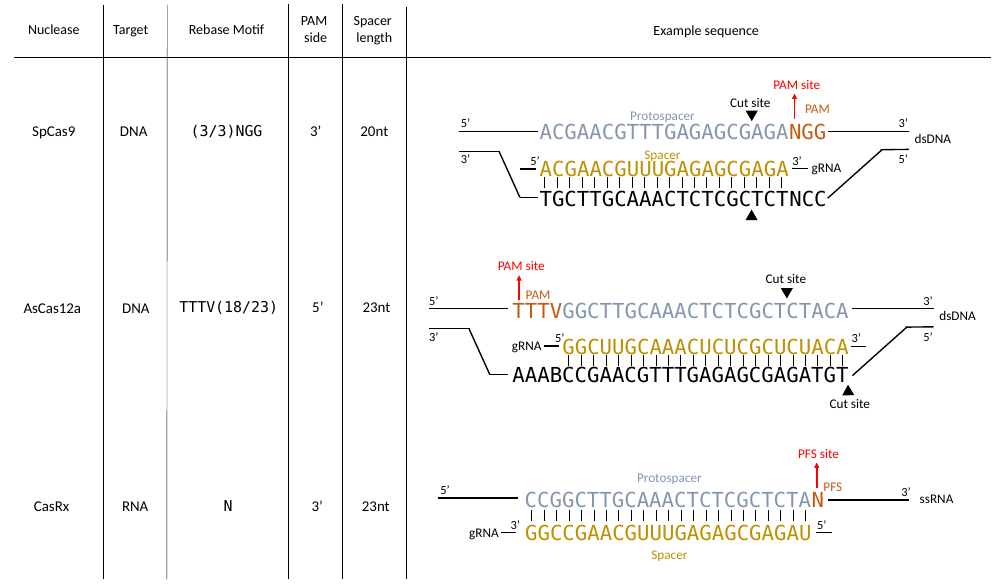
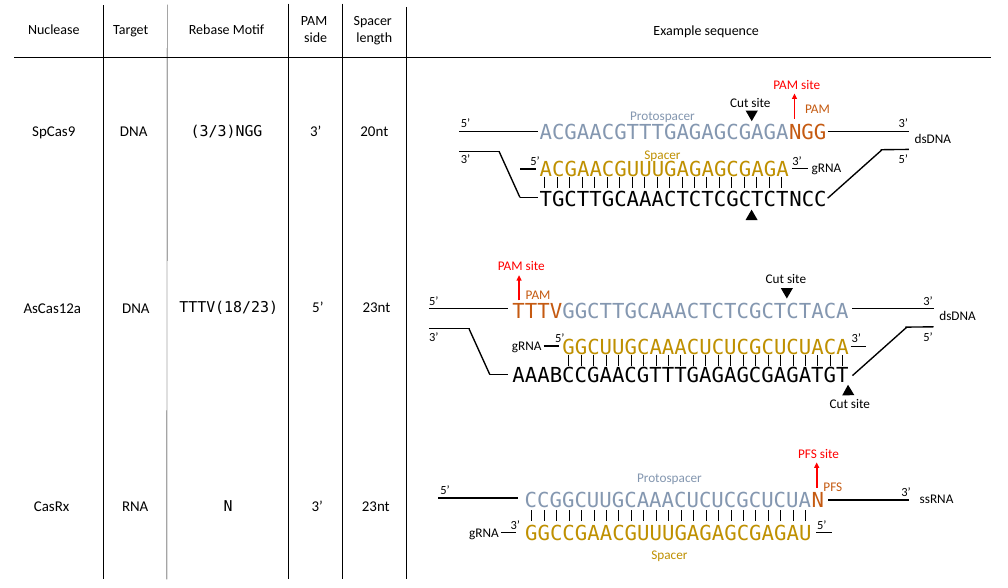
Before and after one commit to crisprVerse/crisprBase, a slide deck: slide 1 of vignettes/figures/nucleases.pptx. Drawn at 1008x588 pixels with LibreOffice and Linux fonts; fonts in the diff are those of the drawing. Boxes give left, top, right and bottom in pixels: in the first picture for what was removed or moved away, otherwise in the second. Text is boxed around its words. In the diff, an @@ line names an element or a change of style, - is before the commit and + after.

```diff
--- a/vignettes/figures/nucleases.pptx
+++ b/vignettes/figures/nucleases.pptx
@@ text at (x1=525, y1=491, x2=824, y2=512): text changed @@
-CCGGCTTGCAAACTCTCGCTCTAN
+CCGGCUUGCAAACUCUCGCUCUAN
```
Also in this commit, not shown: 16 other files.
